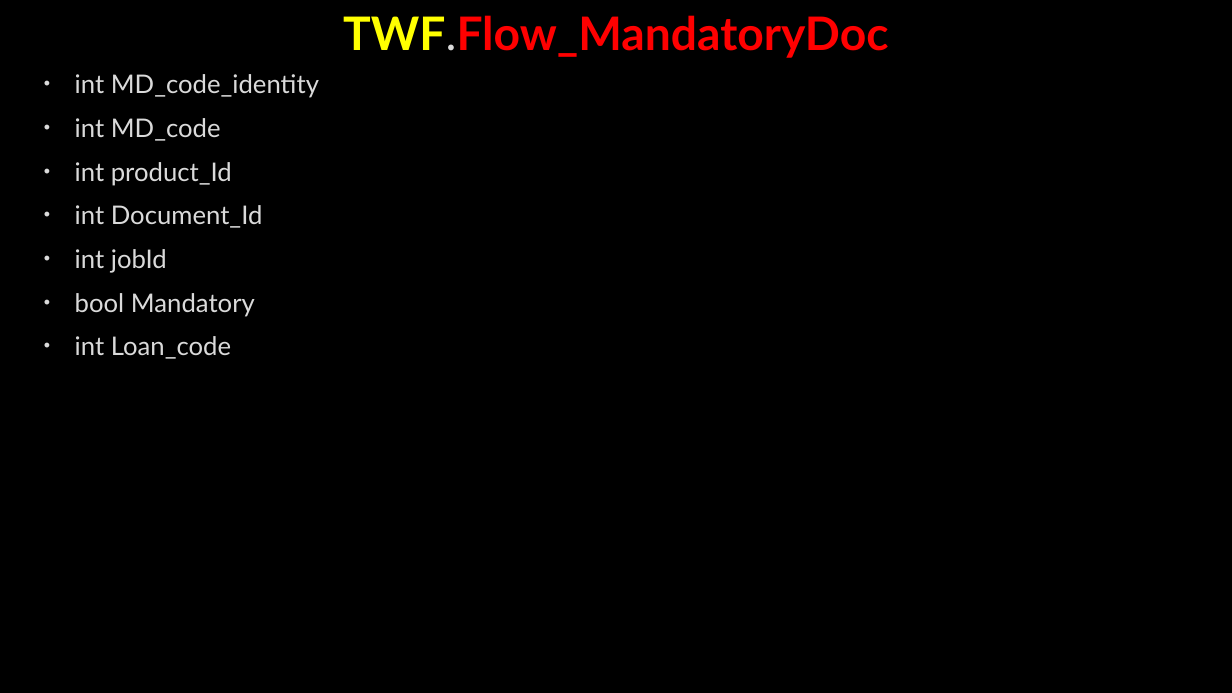
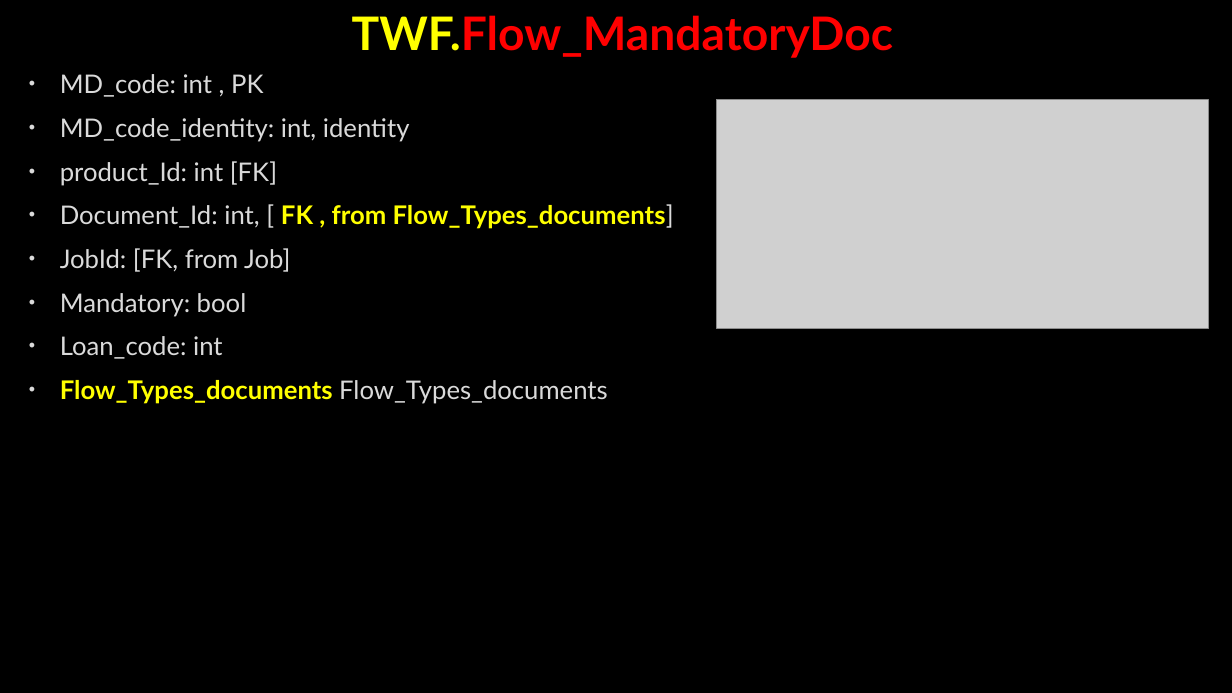
Before and after one commit to AhmedMohamedSamir1/Summary, a slide deck: slide 96 of Dot Net/Business.pptx (slide 85 before the commit). Drawn at 1232x693 pixels with LibreOffice and Linux fonts; fonts in the diff are those of the drawing; grey boxes stand for pictures; background and template pictures are left out. Boxes give left, top, right and bottom in pixels: in the first picture for what was removed or moved away, otherwise in the second. Text is boxed around its words. In the diff, an @@ line names an element or a change of style, - is before the commit and + after.

```diff
--- a/Dot Net/Business.pptx
+++ b/Dot Net/Business.pptx
@@ title "TWF.Flow_MandatoryDoc" at (352,15,894,58): text colour #DADADA to #FFFF00, bold on in "TWF.Flow_MandatoryDoc" @@
@@ text at (60,74,674,404): text changed @@
-• int MD_code_identity
-• int MD_code
-• int product_Id
-• int Document_Id
-• int jobId
-• bool Mandatory
-• int Loan_code
+• MD_code: int , PK
+• MD_code_identity: int, identity
+• product_Id: int [FK]
+• Document_Id: int, [ FK , from Flow_Types_documents]
+• JobId: [FK, from Job]
+• Mandatory: bool
+• Loan_code: int
+• Flow_Types_documents Flow_Types_documents
@@ picture added at (717,100,1209,329) @@
```
Also in this commit, not shown: 15 other slides changed, 21 slides added, 4 slides removed, 4 other files.
